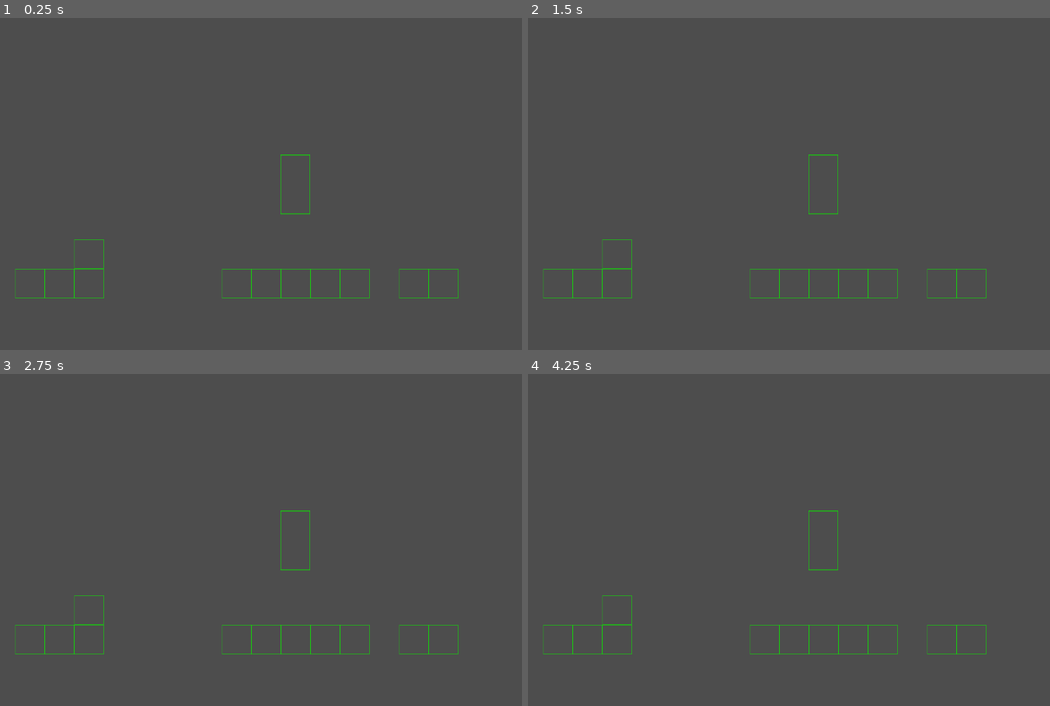
Above: before the commit, frames 1-4 (two rows, left to right).
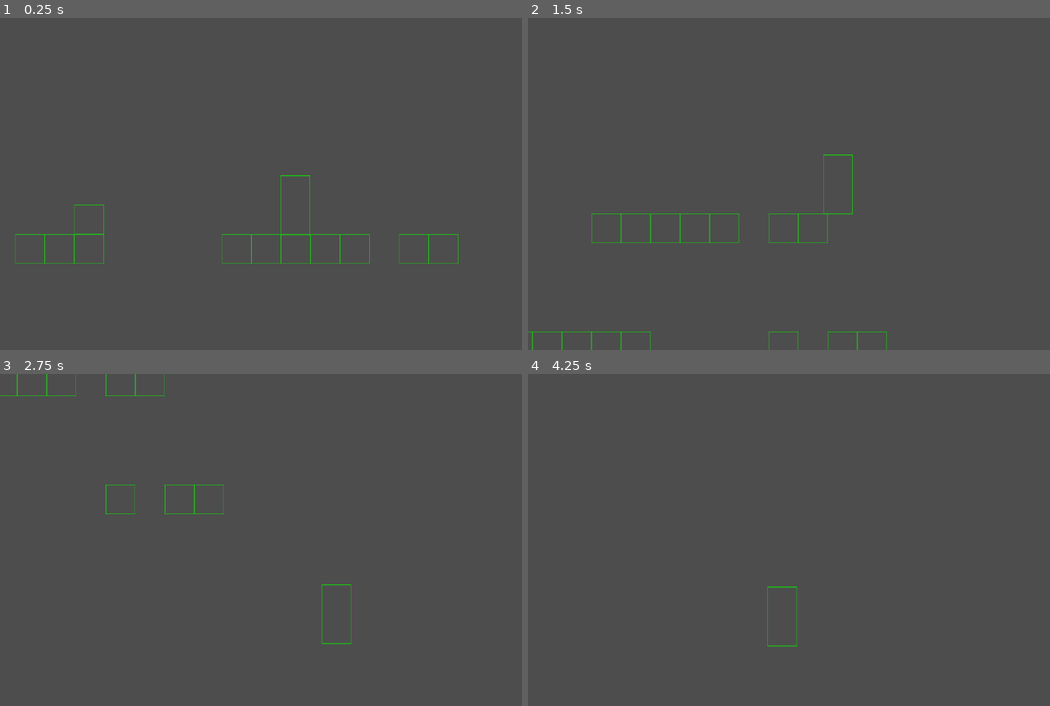
Above: after the commit, the same moments.

Repository: Kyufuru/animitta
Game: Godot game, scene res://scene/level/level_test.tscn
Same seed, same stepped clock (60 frames per second), same inputs: the game is played once before the commit and once after it.
Inputs (mouse positions are in pixels of both pictures, inside the frame that each line leads up to):
- Up to frame 1 (0.25 s): no input
- Up to frame 2 (1.5 s): tap Enter at 0.5 s; move the mouse to (950, 167) at 0.52 s; press the mouse at (950, 167) at 0.53 s; hold D (right) 0.53-1.28 s; tap Space (jump) at 0.77, 1.07 s; right-click (950, 167) at 0.8 s; move the mouse to (705, 200) at 1.27 s; release the mouse at (705, 200) at 1.28 s; hold S (down) from 1.28 s (still down); right-click (705, 200) at 1.35 s
- Up to frame 3 (2.75 s): tap Space (jump) at 1.52, 1.55, 1.82, 2.1 s; move the mouse to (354, 466) at 2.02 s; release S (down) at 2.03 s; press the mouse at (354, 466) at 2.03 s; hold D (right) from 2.03 s (still down)
- Up to frame 4 (4.25 s): move the mouse to (794, 606) at 2.77 s; release D (right) at 2.78 s; release the mouse at (794, 606) at 2.78 s; hold W (up) 2.78-3.53 s; click (794, 606) at 2.85 s; tap Space (jump) at 3.02, 3.32, 3.77, 3.8, 4.07 s; right-click (794, 606) at 3.05 s; move the mouse to (1003, 589) at 3.52 s; hold A (left) from 3.53 s (still down); hold Right mouse button (s_act) from 3.53 s (still down)

The runs differ from the first frame. In frame 1, 1.0% of the frame differs, in the area x 2-88%, y 41-85%; in frame 2, 1.1%, in the area x 0-88%, y 41-100%; in frame 3, 1.0%; in frame 4, 0.7%.

Commit message:
实现状态机, 跳跃

Diff:
--- a/Animitta/scene/level/level_test.tscn
+++ b/Animitta/scene/level/level_test.tscn
@@ -24,14 +24,16 @@
 
 [node name="Player" parent="." instance=ExtResource("1_lvyxx")]
 position = Vector2(671, 72)
-Velocity = 500
-Mass = 20
+jump_speed = 500
+speed = 500
+mass = 90
 
 [node name="Camera2D" type="Camera2D" parent="Player"]
 position_smoothing_enabled = true
 
 [node name="Physics" parent="." instance=ExtResource("4_30x5h")]
-Gravity = 50
+unique_name_in_owner = true
+gravity = 10
 
 [node name="TileMap" type="TileMap" parent="."]
 texture_filter = 4
--- a/Animitta/scene/physics/physics.gd
+++ b/Animitta/scene/physics/physics.gd
@@ -1,3 +1,11 @@
 extends Node2D
 
-@export var Gravity: int
+enum States {
+	IDLE,
+	JUMP,
+	HIGH_JUMP,
+	DASH,
+	ATTACK,
+}
+
+@export var gravity: int
--- a/Animitta/scene/player/player_test.gd
+++ b/Animitta/scene/player/player_test.gd
@@ -1,37 +1,33 @@
 extends CharacterBody2D
 
+@export var cur_state: int
+
+@export var jump_speed: int
 @export var speed: int
 @export var mass: int
 
-func _ready():
-	pass
+const x_msk := Vector2(1, 0)
 
 
-func _physics_process(_delta):
+func _physics_process(delta):
 	press()
-	move()
+	act(delta)
+	move(delta)
 
 ## 处理按键
 func press() -> void:
-#	# 动作
-#	if Input.is_action_pressed("m_act") and can_m_act:
-#		can_m_act = false
-#		$TimerMAct.start()
-#		m_act.emit($Mks/MkMAct.global_position)
-#
-#	if Input.is_action_pressed("s_act") and can_s_act:
-#		can_s_act = false
-#		$TimerSAct.start()
-#		s_act.emit()
-	pass
+	if Input.is_action_just_pressed("jump"):
+		cur_state = %Physics.States.JUMP
 
-## 处理移动
-func move() -> void:
-	# 移动
-	velocity = speed * Input.get_vector(
-			"left","right","up","down")
 
-	# 重力
-	velocity.y += mass * $"../Physics".Gravity
+func act(_dt: float) -> void:
+	if cur_state == %Physics.States.JUMP:
+		velocity.y += jump_speed * %Physics.gravity
 
+
+## 处理物理移动
+func move(_dt: float) -> void:
+	velocity = x_msk * speed * Input.get_vector(
+		"left","right","up","down") # 移动
+	velocity.y += mass * %Physics.gravity # 重力
 	move_and_slide()
--- a/Animitta/scene/player/player_test.tscn
+++ b/Animitta/scene/player/player_test.tscn
@@ -8,6 +8,8 @@
 
 [node name="Player" type="CharacterBody2D"]
 script = ExtResource("1_2f4hb")
+speed = null
+mass = null
 
 [node name="Sprite2D" type="Sprite2D" parent="."]
 position = Vector2(0, 1)
